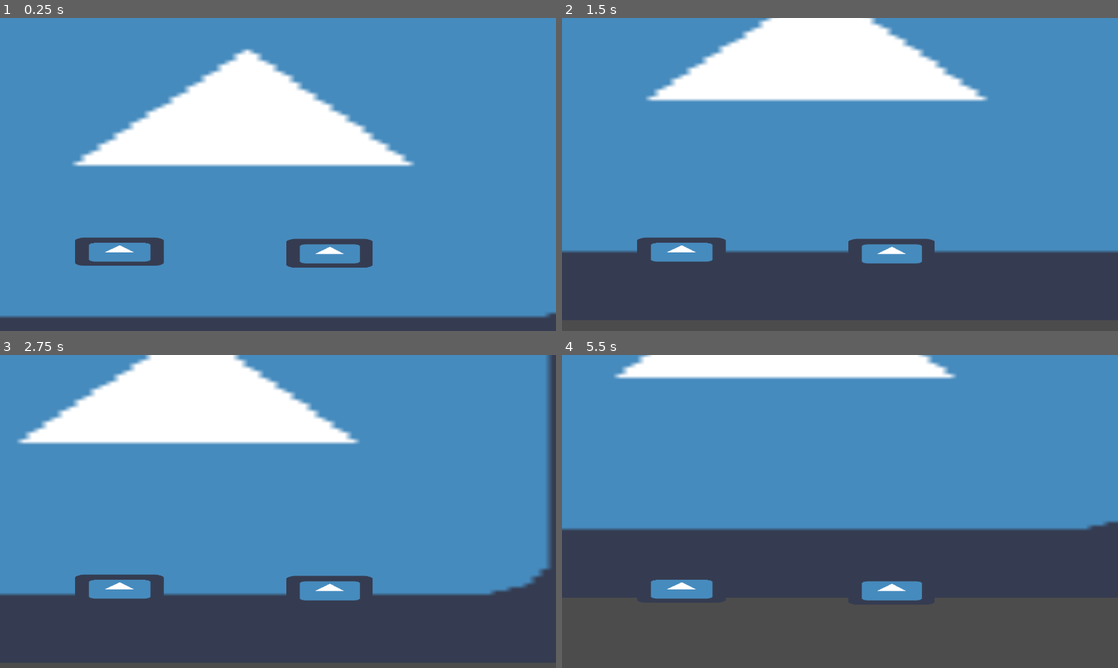
Above: before the commit, frames 1-4 (two rows, left to right).
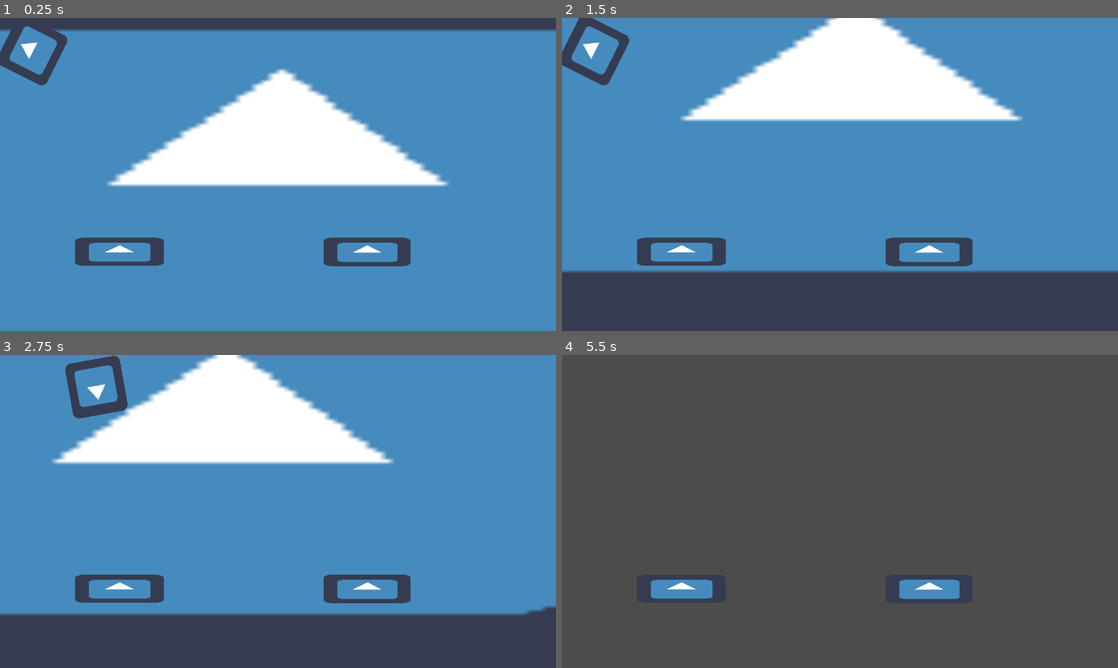
Above: after the commit, the same moments.

Repository: ConnorWhalen/gmtk2018
Game: Godot game, scene res://stage.tscn
Two runs of this game, one before a commit and one after it. Both use one fixed random seed, a clock stepped at 60 frames per second and the inputs below. The engine's default icon, where the game draws it, is replaced by a stand-in: a white triangle on a blue panel in a dark square.
Inputs:
- Up to frame 1 (0.25 s): no input
- Up to frame 2 (1.5 s): tap Enter at 0.5 s; hold Down (scroll_down) 0.53-1.28 s; tap Left (scroll_left) at 0.8, 1.35 s
- Up to frame 3 (2.75 s): tap Right (scroll_right) at 1.55 s; tap Space (space, bound only after the commit) at 2 s; hold Right (scroll_right) from 2.03 s (still down); tap Up (scroll_up) at 2.3 s
- Up to frame 4 (5.5 s): release Right (scroll_right) at 2.78 s; tap Up (scroll_up) at 2.85 s; tap Space (space, bound only after the commit) at 3.05, 3.6, 5 s; tap Enter at 3.5 s; hold Down (scroll_down) 3.53-4.28 s; tap Down (scroll_down) at 4.35 s; tap Left (scroll_left) at 4.55 s; hold Left (scroll_left) from 5.03 s (still down); tap Right (scroll_right) at 5.3 s

The runs differ from the first frame. In frame 1, 21% of the frame differs, in the area x 0-100%, y 0-100%; in frame 2, 16%; in frame 3, 17%; in frame 4, 57%, in the area x 0-100%, y 0-79%.

Commit message:
Add camera, scroll limits, checklist

Diff:
--- /dev/null
+++ b/checklist.gd
@@ -0,0 +1,39 @@
+extends Node2D
+
+const PADDING = 10
+
+onready var checklist_item_scene = preload("res://checklist_item.tscn")
+
+var screen_size
+var current = 0
+var total
+var is_complete = false
+
+func _ready():
+	screen_size = get_viewport_rect().size
+	pass
+
+func _process(delta):
+	pass
+
+func init(items_):
+	total = len(items_)
+	for i in total:
+		var child = checklist_item_scene.instance()
+		var child_size = child.size()
+		child.position.x = (child_size.x*0.5 + PADDING) * (2*i + 1)
+		child.position.y = child_size.y*0.5 + PADDING
+		child.rotation = items_[i]
+		self.add_child(child)
+	self.get_children()[0].reveal()
+
+func check():
+	self.get_children()[current].complete()
+	if current < total-1:
+		current += 1
+		self.get_children()[current].reveal()
+	else:
+		is_complete = true
+
+func complete():
+	return is_complete
--- /dev/null
+++ b/checklist_item.gd
@@ -0,0 +1,17 @@
+extends Node2D
+
+func _ready():
+	pass
+
+func _process(delta):
+	pass
+
+func size():
+	return get_node("incomplete").get_texture().get_size()
+
+func reveal():
+	get_node("incomplete").visible = true
+
+func complete():
+	get_node("incomplete").visible = false
+	get_node("complete").visible = true
--- /dev/null
+++ b/checklist_item.tscn
@@ -0,0 +1,18 @@
+[gd_scene load_steps=3 format=2]
+
+[ext_resource path="res://checklist_item.gd" type="Script" id=1]
+[ext_resource path="res://icon.png" type="Texture" id=2]
+
+[node name="Node2D" type="Node2D"]
+
+script = ExtResource( 1 )
+
+[node name="incomplete" type="Sprite" parent="." index="0"]
+
+visible = false
+texture = ExtResource( 2 )
+flip_h = true
+flip_v = true
+_sections_unfolded = [ "Offset", "Transform", "Visibility" ]
+
+[node name="complete" type="Sprite" parent="." index="1"]
--- a/project.godot
+++ b/project.godot
@@ -30,6 +30,8 @@
  ]
 scroll_down=[ Object(InputEventKey,"resource_local_to_scene":false,"resource_name":"","device":0,"alt":false,"shift":false,"control":false,"meta":false,"command":false,"pressed":false,"scancode":16777234,"unicode":0,"echo":false,"script":null)
  ]
+space=[ Object(InputEventKey,"resource_local_to_scene":false,"resource_name":"","device":0,"alt":false,"shift":false,"control":false,"meta":false,"command":false,"pressed":false,"scancode":32,"unicode":0,"echo":false,"script":null)
+ ]
 
 [rendering]
 
--- a/stage.gd
+++ b/stage.gd
@@ -2,22 +2,43 @@
 
 const SCROLL_SPEED = 200
 
+var screen_size
+var checklist
+
 func _ready():
-	# Called when the node is added to the scene for the first time.
-	# Initialization here
+	screen_size = get_viewport_rect().size
+
+	checklist = get_node("static/checklist")
+	checklist.init([90, 270, 180, 0])
+
+	var background = get_node("scrolling/background")
+	var background_rect = background.get_texture().get_size()*background.scale
+
+	var camera = get_node("camera")
+	camera.position = background.position
+	camera.limit_left = background.position.x - background_rect.x*0.5
+	camera.limit_right = background.position.x + background_rect.x*0.5
+	camera.limit_top = background.position.y - background_rect.y*0.5
+	camera.limit_bottom = background.position.y + background_rect.y*0.5
+	camera.current = true
 	pass
 
 func _process(delta):
-	var scrollingNode = get_node("scrolling")
+	var camera = get_node("camera")
 
-	if (Input.is_action_pressed("scroll_left")):
-		scrollingNode.position.x += SCROLL_SPEED * delta
+	if (Input.is_action_pressed("scroll_left") and (camera.position.x - screen_size.x*0.5) > camera.limit_left):
+		camera.position.x -= SCROLL_SPEED * delta
 
-	if (Input.is_action_pressed("scroll_right")):
-		scrollingNode.position.x -= SCROLL_SPEED * delta
+	if (Input.is_action_pressed("scroll_right") and (camera.position.x + screen_size.x*0.5) < camera.limit_right):
+		camera.position.x += SCROLL_SPEED * delta
 
-	if (Input.is_action_pressed("scroll_up")):
-		scrollingNode.position.y += SCROLL_SPEED * delta
+	if (Input.is_action_pressed("scroll_up") and (camera.position.y - screen_size.y*0.5) > camera.limit_top):
+		camera.position.y -= SCROLL_SPEED * delta
 
-	if (Input.is_action_pressed("scroll_down")):
-		scrollingNode.position.y -= SCROLL_SPEED * delta
+	if (Input.is_action_pressed("scroll_down") and (camera.position.y + screen_size.y*0.5) < camera.limit_bottom):
+		camera.position.y += SCROLL_SPEED * delta
+
+	if (Input.is_action_just_pressed("space")):
+		checklist.check()
+		if checklist.complete():
+			get_node("scrolling").visible = false
--- a/stage.tscn
+++ b/stage.tscn
@@ -1,7 +1,8 @@
-[gd_scene load_steps=3 format=2]
+[gd_scene load_steps=4 format=2]
 
 [ext_resource path="res://stage.gd" type="Script" id=1]
 [ext_resource path="res://icon.png" type="Texture" id=2]
+[ext_resource path="res://checklist.gd" type="Script" id=3]
 
 [node name="Node2D" type="Node2D" index="0"]
 
@@ -14,20 +15,57 @@
 position = Vector2( 560.152, 314.112 )
 scale = Vector2( 18.4487, 8.29496 )
 texture = ExtResource( 2 )
-_sections_unfolded = [ "Transform" ]
+_sections_unfolded = [ "Animation", "Offset", "Region", "Transform" ]
 
-[node name="static" type="Node2D" parent="." index="1"]
+[node name="static" type="CanvasLayer" parent="." index="1"]
+
+layer = 1
+offset = Vector2( 0, 0 )
+rotation = 0.0
+scale = Vector2( 1, 1 )
+transform = Transform2D( 1, 0, 0, 1, 0, 0 )
 
 [node name="player" type="Node2D" parent="static" index="0"]
 
 [node name="Sprite" type="Sprite" parent="static/player" index="0"]
 
-position = Vector2( 758.753, 541.263 )
+position = Vector2( 845.048, 537.986 )
 scale = Vector2( 1.55662, 0.51847 )
 texture = ExtResource( 2 )
+_sections_unfolded = [ "Transform" ]
 
 [node name="Sprite2" type="Sprite" parent="static/player" index="1"]
 
 position = Vector2( 274.846, 537.601 )
 scale = Vector2( 1.59075, 0.507418 )
 texture = ExtResource( 2 )
+
+[node name="checklist" type="Node2D" parent="static" index="1"]
+
+script = ExtResource( 3 )
+
+[node name="camera" type="Camera2D" parent="." index="2"]
+
+anchor_mode = 1
+rotating = false
+current = false
+zoom = Vector2( 1, 1 )
+limit_left = -10000000
+limit_top = -10000000
+limit_right = 10000000
+limit_bottom = 10000000
+limit_smoothed = false
+drag_margin_h_enabled = false
+drag_margin_v_enabled = false
+smoothing_enabled = false
+smoothing_speed = 5.0
+offset_v = 0.0
+offset_h = 0.0
+drag_margin_left = 0.0
+drag_margin_top = 0.0
+drag_margin_right = 0.0
+drag_margin_bottom = 0.0
+editor_draw_screen = true
+editor_draw_limits = false
+editor_draw_drag_margin = false
+_sections_unfolded = [ "Drag Margin", "Limit", "Transform" ]
